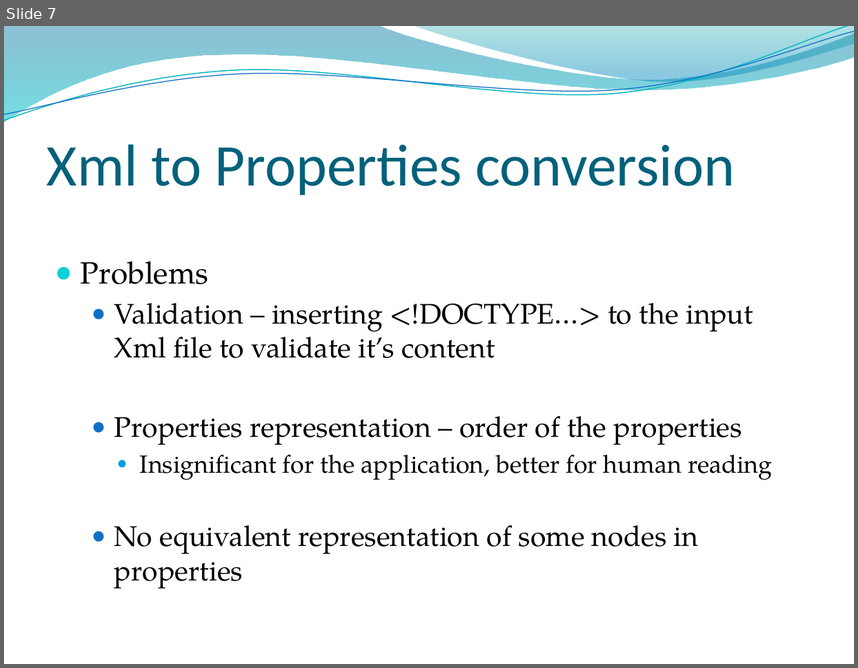
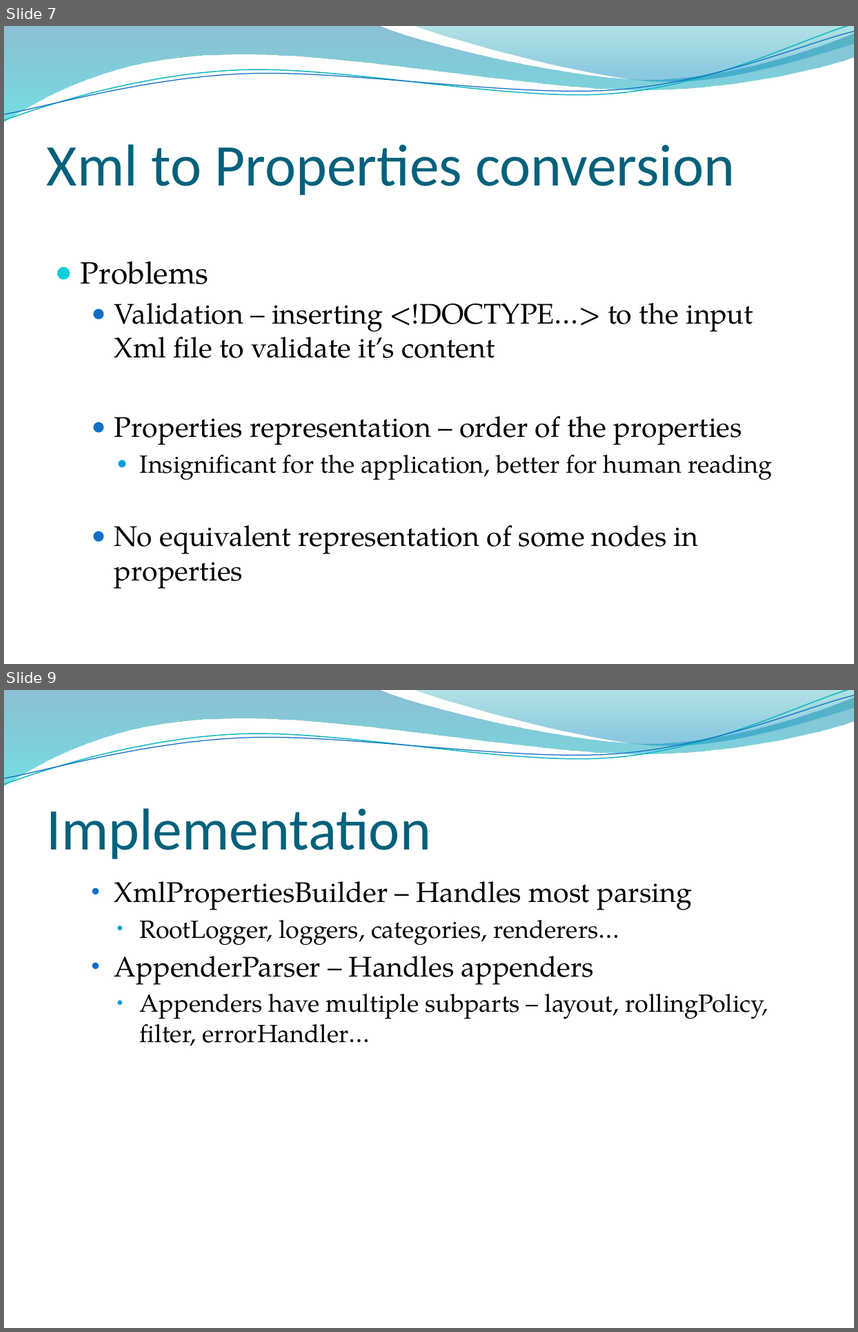
Before and after one commit to xstefank/log4jToXml, a slide deck: log4j.pptx. Shown one above the other, each under a label of ours: slide 7 before the commit, slides 7 and 9 after it; the slides between them are not shown. The pictures are 858x668 and 858x1332 pixels, drawn with LibreOffice and Linux fonts; fonts in the diff are those of the drawing; background and template pictures are left out. Boxes give left, top, right and bottom in pixels: in the first picture for what was removed or moved away, otherwise in the second. Text is boxed around its words. In the diff, an @@ line names an element or a change of style, - is before the commit and + after.

```diff
--- a/log4j.pptx
+++ b/log4j.pptx
@@ slide 9 added at [4,690,854,1328], background picture (left out); not listed: 4 template elements that a slide beside it also shows @@
@@ title added at [47,808,431,859], 50 pt, text #04617B @@
+Implementation
@@ text added at [114,881,769,1046], 21 pt, text #000000 @@
+  • XmlPropertiesBuilder – Handles most parsing
+    • RootLogger, loggers, categories, renderers…
+  • AppenderParser – Handles appenders
+    • Appenders have multiple subparts – layout, rollingPolicy, filter, errorHandler…
```
Also in this commit, not shown: 2 other slides added, 6 other files.
